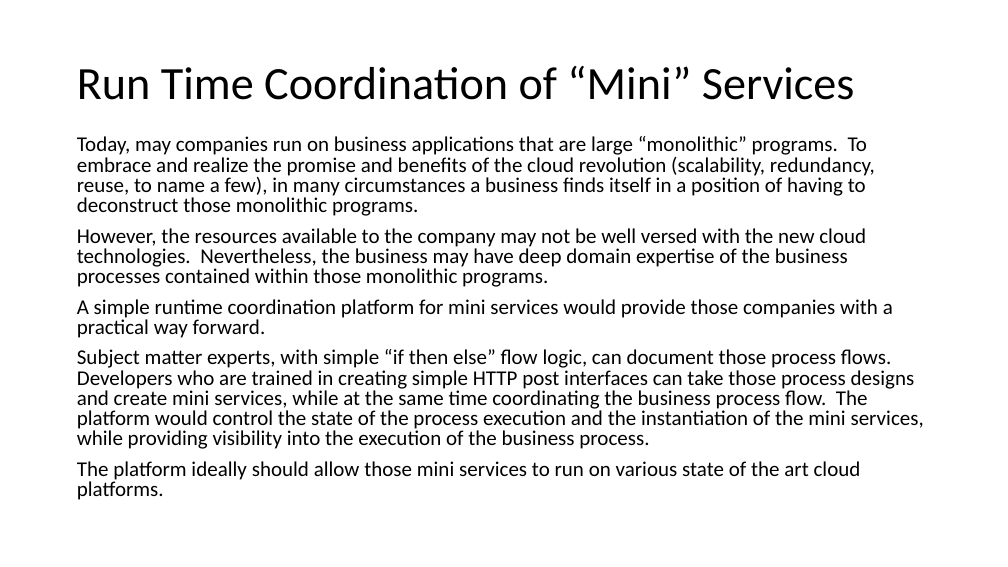
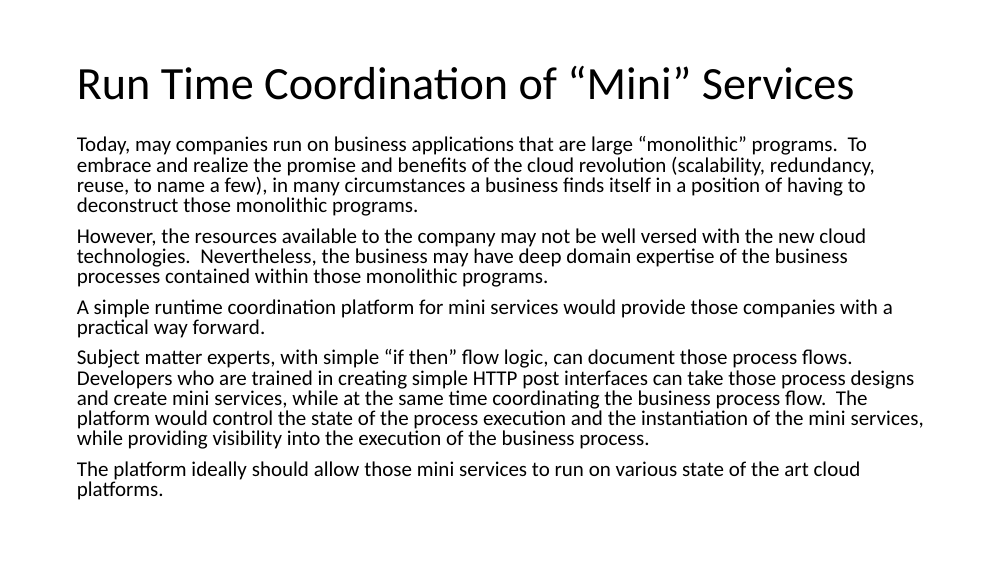
Before and after one commit to mlbernardoni/orchestration, a slide deck: slide 4 of Runtime Orchestration introduction v4.pptx. Drawn at 1008x567 pixels with LibreOffice and Linux fonts; fonts in the diff are those of the drawing. Boxes give left, top, right and bottom in pixels: in the first picture for what was removed or moved away, otherwise in the second. Text is boxed around its words. In the diff, an @@ line names an element or a change of style, - is before the commit and + after.

Commit message:
added version 2.27
Changed client library so apps don't have to know anything about the platform, also fixed the sample app and server to use new lib

```diff
--- a/Runtime Orchestration introduction v4.pptx
+++ b/Runtime Orchestration introduction v4.pptx
@@ text at (77, 349, 924, 449): text changed @@
-Subject matter experts, with simple “if then else” flow logic, can document those process flows. Developers who are trained in creating simple HTTP post interfaces can take those process designs and create mini services, while at the same time coordinating the business process flow. The platform would control the state of the process execution and the instantiation of the mini services, while providing visibility into the execution of the business process.
+Subject matter experts, with simple “if then” flow logic, can document those process flows. Developers who are trained in creating simple HTTP post interfaces can take those process designs and create mini services, while at the same time coordinating the business process flow. The platform would control the state of the process execution and the instantiation of the mini services, while providing visibility into the execution of the business process.
```
Also in this commit, not shown: 46 other files.
